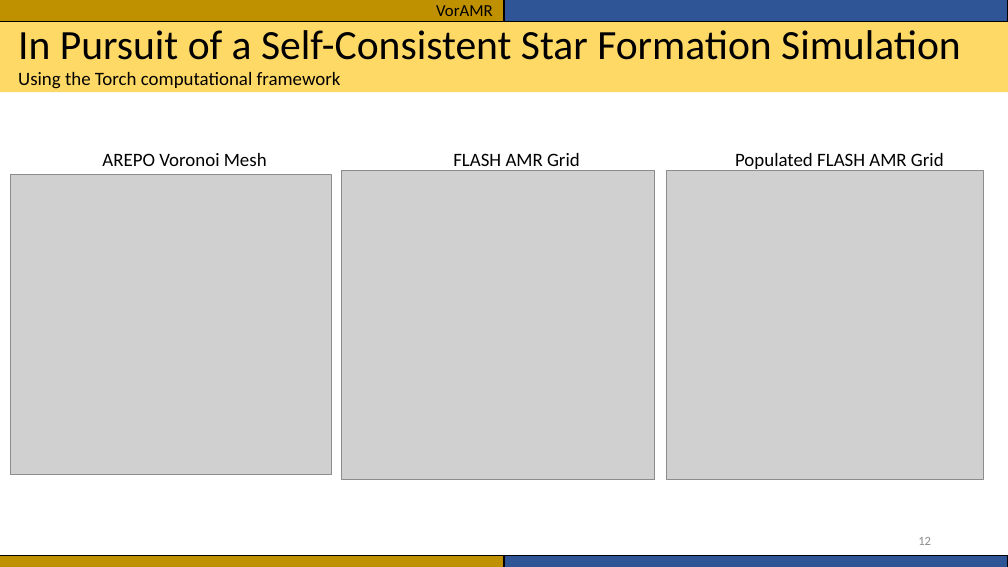
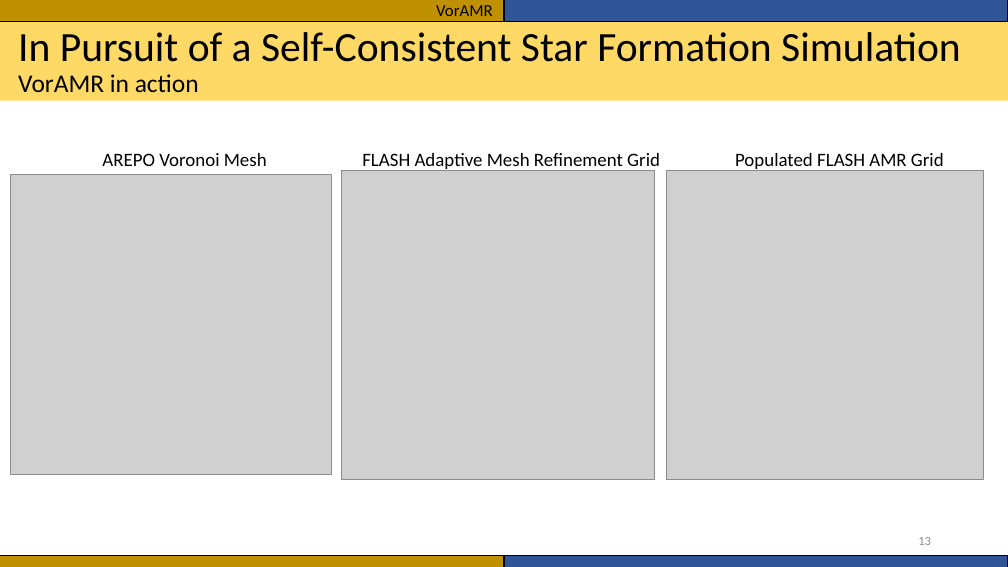
Before and after one commit to seanlabean/presentations, a slide deck: slide 13 of 2022Clusters/Presentation1.pptx (slide 12 before the commit). Drawn at 1008x567 pixels with LibreOffice and Linux fonts; fonts in the diff are those of the drawing; grey boxes stand for pictures. Boxes give left, top, right and bottom in pixels: in the first picture for what was removed or moved away, otherwise in the second. Text is boxed around its words. In the diff, an @@ line names an element or a change of style, - is before the commit and + after.

Commit message:
edits

```diff
--- a/2022Clusters/Presentation1.pptx
+++ b/2022Clusters/Presentation1.pptx
@@ rectangle: place and size @@
-rectangle at [0, 22, 1008, 92]
+rectangle at [0, 22, 1008, 101]
@@ title at [18, 32, 961, 92]: text changed @@
-In Pursuit of a Self-Consistent Star Formation Simulation
-Using the Torch computational framework
+In Pursuit of a Self-Consistent Star Formation Simulation
+VorAMR in action
@@ text at [362, 153, 660, 172]: text changed @@
-FLASH AMR Grid
+FLASH Adaptive Mesh Refinement Grid
```
Also in this commit, not shown: 3 other slides changed, 1 slide added.
